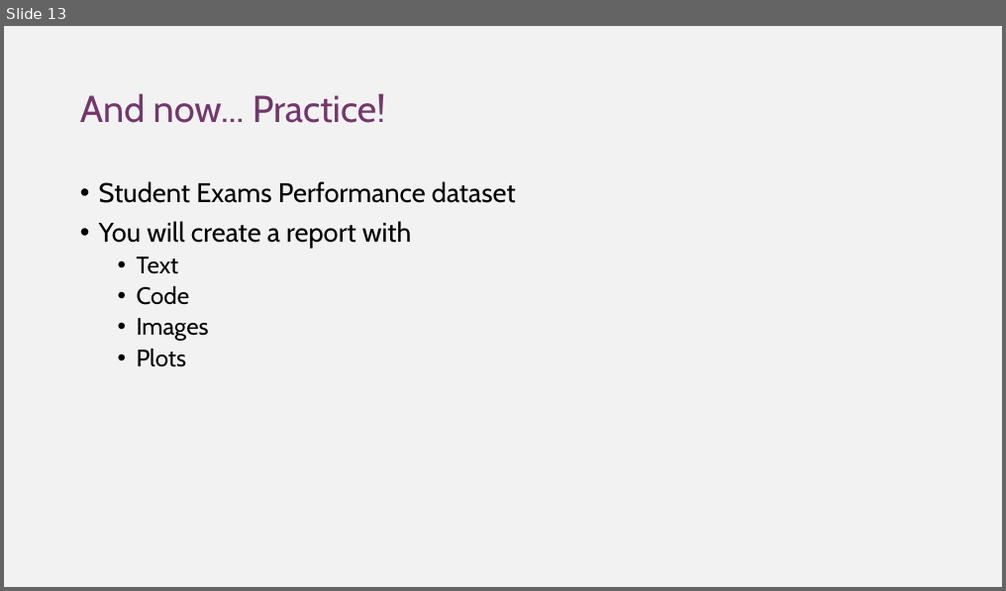
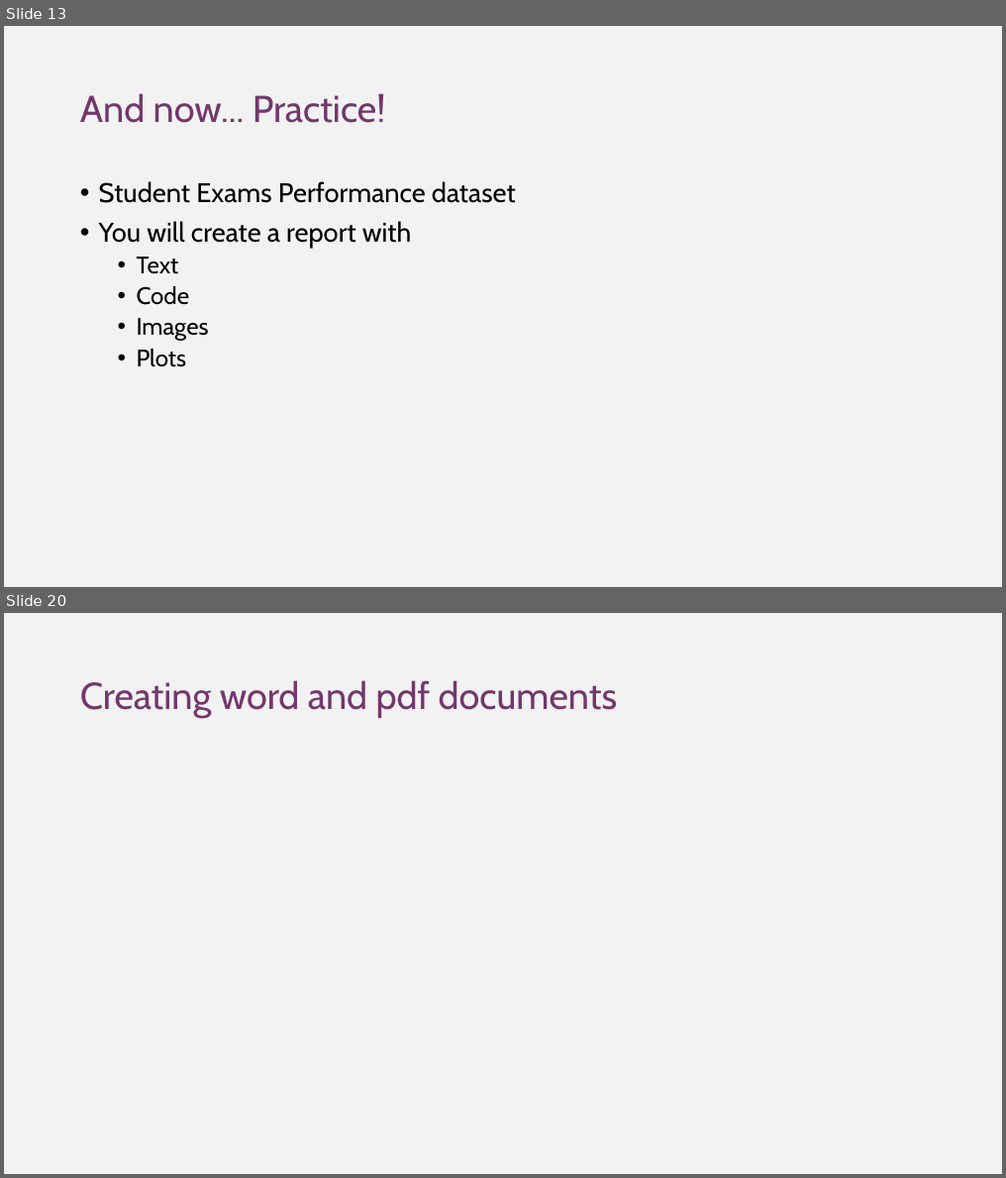
Before and after one commit to DGfS-PhD-2021/R-markdown-course, a slide deck: rmarkdown_pres.pptx. Shown one above the other, each under a label of ours: slide 13 before the commit, slides 13 and 20 after it; the slides between them are not shown. The pictures are 1006x591 and 1006x1178 pixels, drawn with LibreOffice and Linux fonts; fonts in the diff are those of the drawing. Boxes give left, top, right and bottom in pixels: in the first picture for what was removed or moved away, otherwise in the second. Text is boxed around its words. In the diff, an @@ line names an element or a change of style, - is before the commit and + after.

```diff
--- a/rmarkdown_pres.pptx
+++ b/rmarkdown_pres.pptx
@@ slide 20 added at <box>4,613,1002,1174</box>, background #F2F2F2 @@
@@ title added at <box>80,680,617,718</box>, 36 pt, text #73376C @@
+Creating word and pdf documents
```
Also in this commit, not shown: 1 slide changed, 5 other slides added, 6 other files.
